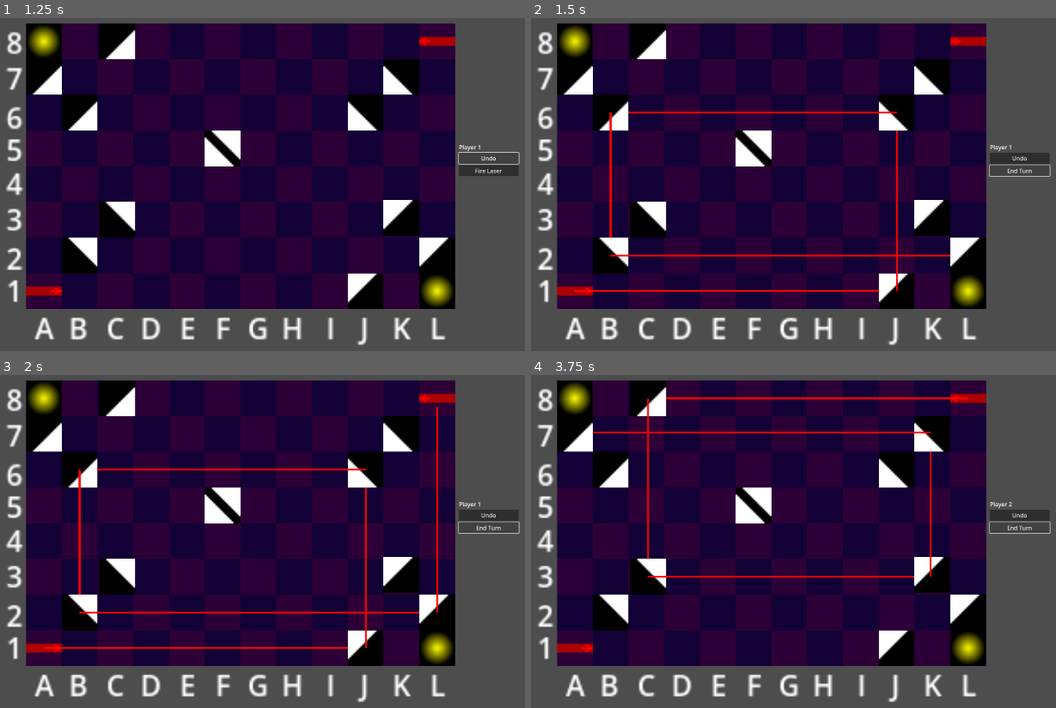
Above: before the commit, frames 1-4 (two rows, left to right).
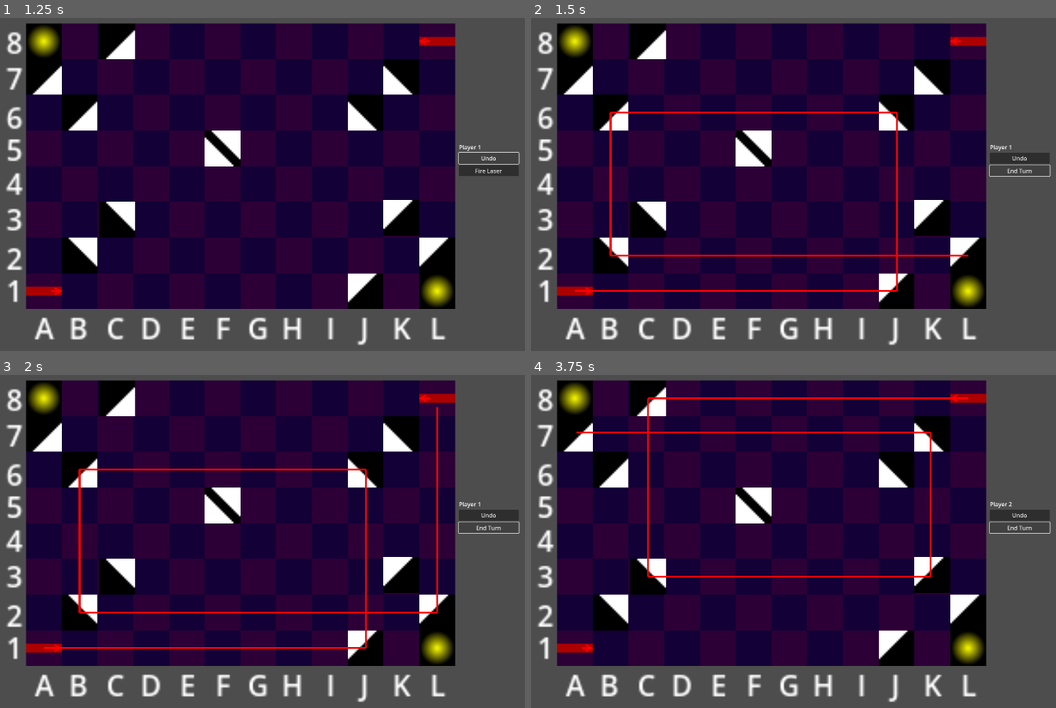
Above: after the commit, the same moments.

Repository: mzbrubak/Reflectix
Game: Godot game, scene res://Scenes/main.tscn
Same seed, same stepped clock (60 frames per second), same inputs: the game is played once before the commit and once after it.
Inputs:
- Up to frame 1 (1.25 s): click "Undo" at 0.5 s
- Up to frame 2 (1.5 s): click "Fire Laser" at 1.25 s
- Up to frame 3 (2 s): no input
- Up to frame 4 (3.75 s): click "End Turn" at 2 s; click "Undo" at 2.75 s; click "Fire Laser" at 3.5 s

Frame 1 is identical in both runs. In frame 2, 0.1% of the frame differs, in the area x 14-84%, y 28-83%; in frame 3, 0.1%; in frame 4, 0.1%.

Commit message:
Show rubble when a mirror is destroyed

Diff:
--- a/Scenes/laser.gd
+++ b/Scenes/laser.gd
@@ -12,6 +12,7 @@
 	pass
 
 func fire():
+	z_index=100;
 	enabled=true
 	add_to_group("BeamSegments")
 	var scene_tree=get_tree()
--- a/Scenes/mirror.gd
+++ b/Scenes/mirror.gd
@@ -16,6 +16,10 @@
 
 func destroy():
 	print("A mirror has been destroyed!")
+	print(name)
 	$Rotation/MirrorSurface/Mirror.set_deferred("disabled",true)
 	$Rotation/OpaqueSurface/Casing.set_deferred("disabled",true)
 	#$OpaqueSurface/Rubble.set_deferred("disabled",false)
+	$Rotation/Sprite2D.visible = false
+	$Rotation/OpaqueSurface/Rubble/Sprite2D.visible = true
+	z_index = 1
--- a/Scenes/mirror.tscn
+++ b/Scenes/mirror.tscn
@@ -1,19 +1,20 @@
-[gd_scene load_steps=9 format=3 uid="uid://yocbirg225wt"]
+[gd_scene load_steps=10 format=3 uid="uid://yocbirg225wt"]
 
 [ext_resource type="Script" path="res://Scenes/mirror.gd" id="1_2hn2q"]
 [ext_resource type="PackedScene" uid="uid://be6uqcjerdu07" path="res://Scenes/laser.tscn" id="2_054yh"]
 [ext_resource type="Texture2D" uid="uid://dbb7ivubuihek" path="res://img/mirror.png" id="2_w7m7u"]
 [ext_resource type="Script" path="res://Scenes/mirror_sprite_2d.gd" id="3_x6vsf"]
 [ext_resource type="PackedScene" uid="uid://twyd70pvvlew" path="res://Scenes/selector.tscn" id="4_wdtwo"]
-
-[sub_resource type="SegmentShape2D" id="SegmentShape2D_g8scn"]
-a = Vector2(-10, -10)
-b = Vector2(10, 10)
+[ext_resource type="Texture2D" uid="uid://dvqaq2qvllsmf" path="res://img/rubble.png" id="6_r2oc5"]
 
 [sub_resource type="RectangleShape2D" id="RectangleShape2D_qu28f"]
 
 [sub_resource type="RectangleShape2D" id="RectangleShape2D_5dvd3"]
 size = Vector2(13, 12)
+
+[sub_resource type="SegmentShape2D" id="SegmentShape2D_g8scn"]
+a = Vector2(-10, -10)
+b = Vector2(10, 10)
 
 [node name="Mirror" type="Node2D"]
 script = ExtResource("1_2hn2q")
@@ -29,15 +30,6 @@
 script = ExtResource("3_x6vsf")
 selector = ExtResource("4_wdtwo")
 
-[node name="MirrorSurface" type="StaticBody2D" parent="Rotation"]
-collision_mask = 4
-
-[node name="Mirror" type="CollisionShape2D" parent="Rotation/MirrorSurface"]
-shape = SubResource("SegmentShape2D_g8scn")
-
-[node name="Laser" parent="Rotation/MirrorSurface" instance=ExtResource("2_054yh")]
-target_position = Vector2(-50, 50)
-
 [node name="OpaqueSurface" type="StaticBody2D" parent="Rotation"]
 collision_layer = 2
 collision_mask = 4
@@ -49,6 +41,20 @@
 shape = SubResource("RectangleShape2D_qu28f")
 disabled = true
 
+[node name="Sprite2D" type="Sprite2D" parent="Rotation/OpaqueSurface/Rubble"]
+visible = false
+texture = ExtResource("6_r2oc5")
+
 [node name="CollisionShape2D" type="CollisionShape2D" parent="Rotation"]
 position = Vector2(0.5, 0)
 shape = SubResource("RectangleShape2D_5dvd3")
+
+[node name="MirrorSurface" type="StaticBody2D" parent="Rotation"]
+collision_mask = 4
+
+[node name="Mirror" type="CollisionShape2D" parent="Rotation/MirrorSurface"]
+shape = SubResource("SegmentShape2D_g8scn")
+
+[node name="Laser" parent="Rotation/MirrorSurface" instance=ExtResource("2_054yh")]
+visibility_layer = 15
+target_position = Vector2(-50, 50)
Binary file added: img/rubble.png
Not shown, added: img/rubble.png.import
